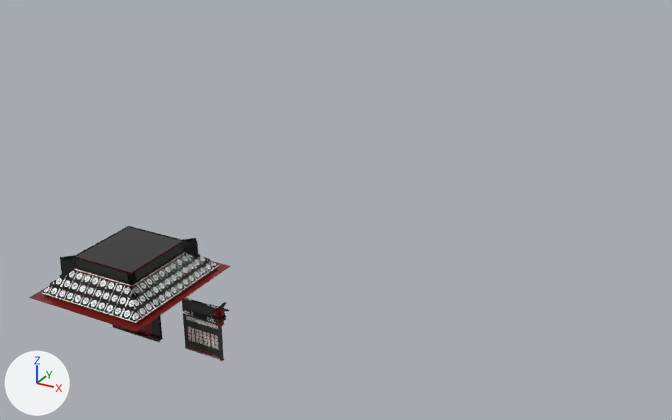
Renders of the FBX model Assets/hyeonmin/stage1/stage1.fbx from each side of a commit.
Camera for both pictures: a 50 mm lens placed at (130.1, -141.4, 112.9), pointed at (14.8, 68.1, 8.1). The lights are fixed; the arrows at lower left show +X, +Y and +Z. Where no turn or scale is listed for an object, it has been applied to the vertices.

In view in the first picture: 'Box001', 'Door_Right', 'Door_frame', 'Plane003'.
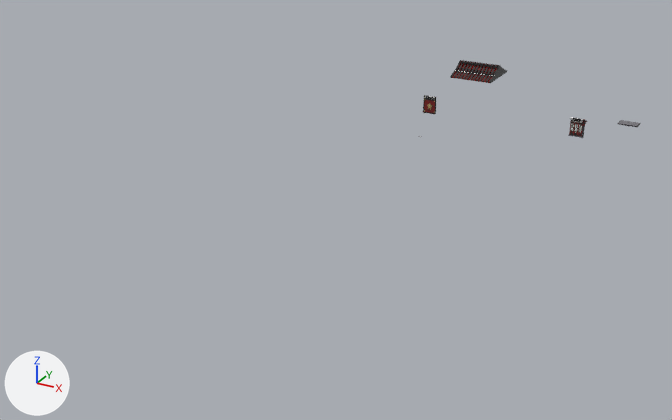
What differs and where, as boxes (x1, y1, x2, y2) in the pictures (672 x 420 px):
'Box001', deleted
    before: (29, 222, 230, 332)
    faces in mat_material__27 (picture img_colorpalette2_png): (29, 222, 230, 332)
    faces in mat_material__65_001 (picture img_trim_png): (42, 252, 219, 323)
'Plane003', deleted
    before: (182, 298, 229, 361)
    faces in mat_material__27 (picture img_colorpalette2_png): (182, 299, 229, 361)
    faces in mat_material__26 (picture img_window_png): (186, 316, 218, 349)
    faces in mat_material__28 (picture img_trim_png): (184, 298, 218, 323)
'Box007', added
    after: (450, 60, 507, 83)
'Door_frame', reshaped, moved
    before: (113, 316, 163, 342)
    after: (423, 95, 436, 114)
'Plane008', added
    after: (568, 117, 587, 138)
    faces in mat_material__27 (picture img_colorpalette2_png): (568, 119, 587, 138)
'Door_Right', moved
    before: (138, 322, 153, 336)
    after: (429, 100, 435, 113)
'Box002', added
    after: (618, 120, 641, 127)
'Door_Left', moved (not visible before)
    after: (424, 99, 430, 112)
part 1 of me_mesh_004, deleted
    before: (151, 316, 162, 340)
part 2 of me_mesh_004, built on
    before: (113, 325, 163, 342)
    after: (423, 95, 436, 114)

What changed in the scene script:
```text
Change me_mesh_004:
    used by ob_door_frame; location = (0.0, 0.0, 0.0)
    remove me_mesh_004.from_pydata(...)  # 113 vertices, 116 faces; spans x -6.88..6.88, y -0.88..0.6, z 0.0..13.56
    add me_mesh_004.from_pydata(...)  # 139 vertices, 160 faces; spans x -2.5..2.5, y -0.44..0.3, z 0.0..6.75
    me_mesh_004 part 1: 6 loose pieces with 60 vertices, spanning x -6.88..6.88, y -0.48..0.48, z 0.4..13.56, are deleted
    me_mesh_004 part 2: 53 vertices removed from x -6.88..6.88, y -0.88..0.6, z 0.0..0.94; 139 vertices added at x -2.5..2.5, y -0.44..0.3, z 0.0..6.75
Add me_mesh_001_1:
    me_mesh_001_1.from_pydata(...)  # 232 vertices, 258 faces; spans x 0.0..6.88, y 0.0..5.0, z 5.79..6.9
    me_mesh_001_1.materials.append(mat_material__27)  # picture img_colorpalette2_png
Add me_mesh_006:
    me_mesh_006.from_pydata(...)  # 21 vertices, 20 faces; spans x -0.26..0.26, y -1.5..0.0, z 0.0..6.75
    # faces by material slot: [12, 8]
    me_mesh_006.materials.append(mat_material__27)  # picture img_colorpalette2_png
    me_mesh_006.materials.append(mat_material__65_001)  # picture img_trim_png
Add me_mesh_002_1:
    me_mesh_002_1.from_pydata(...)  # 520 vertices, 822 faces; spans x -7.5..7.5, y -8.4..8.4, z 6.8..11.2
    me_mesh_002_1.materials.append(mat_material__27)  # picture img_colorpalette2_png
Add me_mesh_1:
    me_mesh_1.from_pydata(...)  # 666 vertices, 780 faces; spans x 0.0..6.26, y -1.26..1.26, z 0.0..6.75
    # faces by material slot: [746, 14, 20]
    me_mesh_1.materials.append(mat_material__27)  # picture img_colorpalette2_png
    me_mesh_1.materials.append(mat_material__26)  # picture img_window_png
    me_mesh_1.materials.append(mat_material__65_001)  # picture img_trim_png
Remove ob_box001:
    ob_box001 = bpy.data.objects.new('Box001', me_mesh_001)
    ob_box001.location = (0.0, 0.0, 0.0)
Remove ob_plane003:
    ob_plane003 = bpy.data.objects.new('Plane003', me_mesh)
    ob_plane003.location = (13.6, 0.0, 0.0)
Change ob_door_frame:
    ob_door_frame.location: (0.0, 0.0, 0.0) -> (0.0, 167.4, 6.3)
Change ob_door_left:
    ob_door_left.location: (-4.6, 0.0, 0.0) -> (-2.4, 167.4, 6.5)
Change ob_door_right:
    ob_door_right.location: (4.6, 0.0, 0.0) -> (2.4, 167.4, 6.5)
Add ob_box002:
    ob_box002 = bpy.data.objects.new('Box002', me_mesh_001_1)
    ob_box002.location = (68.5, 167.4, 6.3)
Add ob_crossbeam:
    ob_crossbeam = bpy.data.objects.new('Crossbeam', me_mesh_006)
    ob_crossbeam.location = (57.4, 167.4, 6.3)
Add ob_box007:
    ob_box007 = bpy.data.objects.new('Box007', me_mesh_002_1)
    ob_box007.location = (18.5, 167.4, 16.7)
Add ob_plane008:
    ob_plane008 = bpy.data.objects.new('Plane008', me_mesh_1)
    ob_plane008.location = (52.4, 167.4, 6.3)
```
